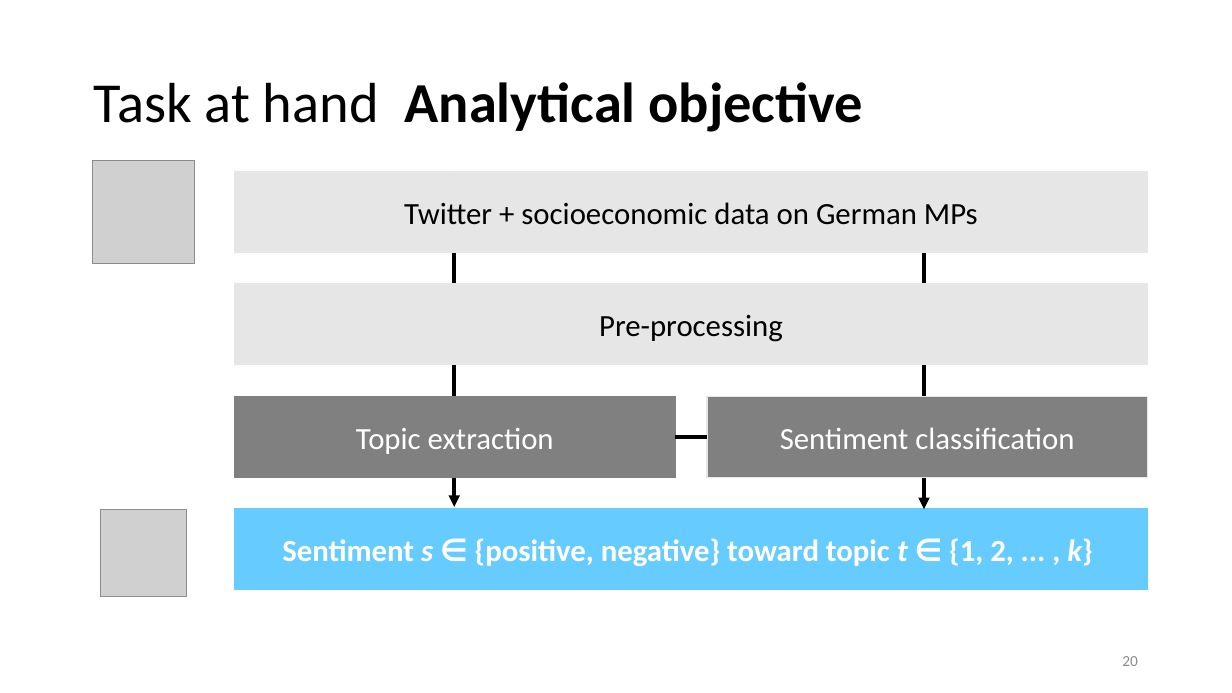
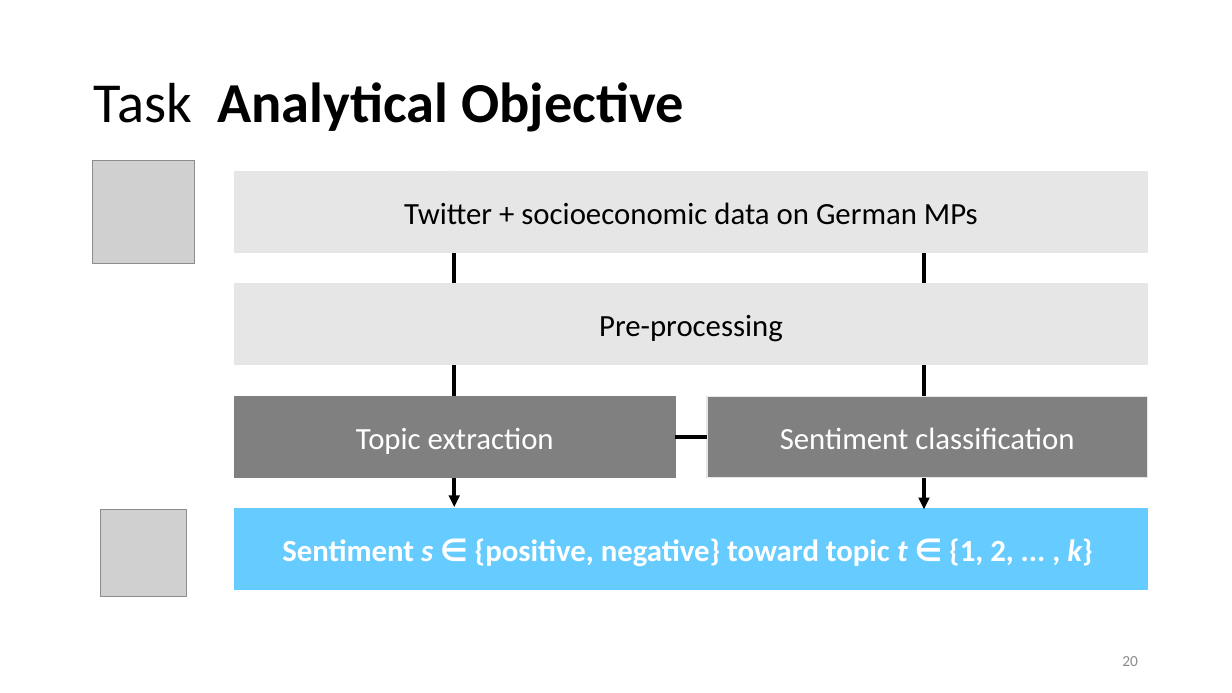
Before and after one commit to lisa-wm/consulting, a slide deck: slide 20 of 5_seminar/Contents_Part_01/Präsentation_Teil1.pptx. Drawn at 1232x693 pixels with LibreOffice and Linux fonts; fonts in the diff are those of the drawing; grey boxes stand for pictures. Boxes give left, top, right and bottom in pixels: in the first picture for what was removed or moved away, otherwise in the second. Text is boxed around its words. In the diff, an @@ line names an element or a change of style, - is before the commit and + after.

```diff
--- a/5_seminar/Contents_Part_01/Präsentation_Teil1.pptx
+++ b/5_seminar/Contents_Part_01/Präsentation_Teil1.pptx
@@ title at bbox=[94, 82, 683, 132]: text changed @@
-Task at hand Analytical objective
+Task Analytical Objective
```
Also in this commit, not shown: 14 other slides changed, 8 slides added, 2 slides removed, 4 other files.
